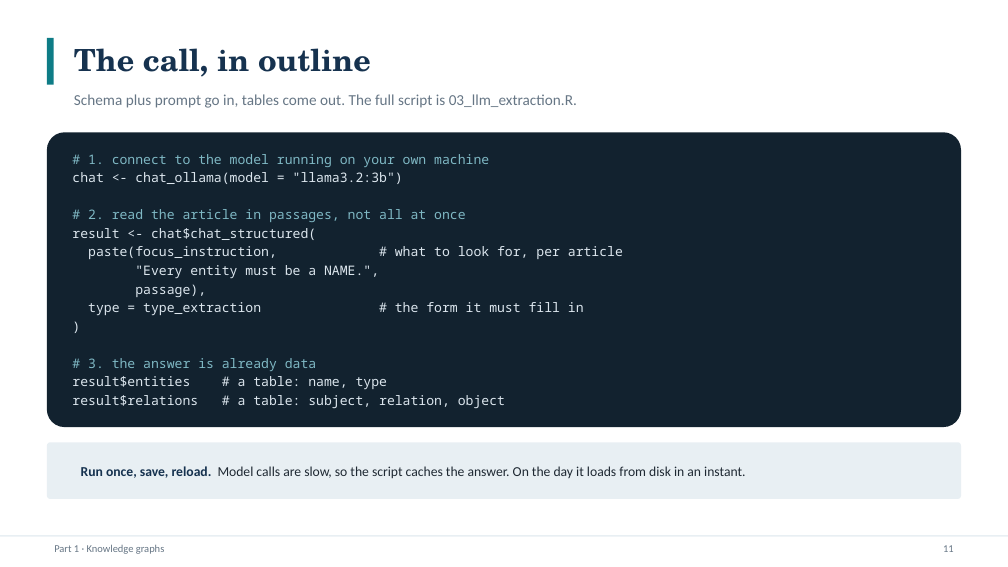
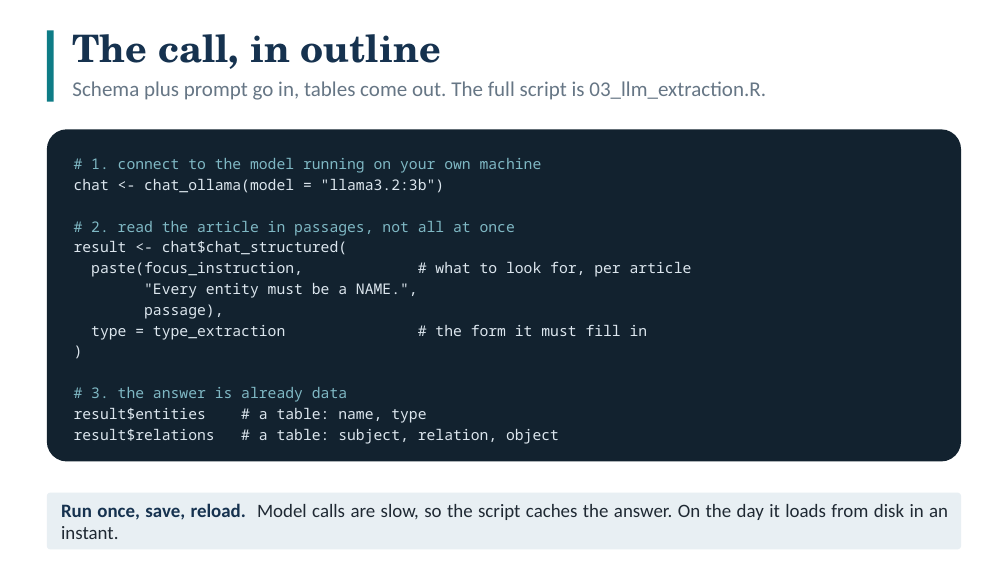
Before and after one commit to smalljosephd/SICSS-Nigeria-2026_LLM_Viz_R, a slide deck: slide 11 of slides/SICSS_LLM_Visualization_Session.pptx. Drawn at 1008x567 pixels with LibreOffice and Linux fonts; fonts in the diff are those of the drawing. Boxes give left, top, right and bottom in pixels: in the first picture for what was removed or moved away, otherwise in the second. Text is boxed around its words. In the diff, an @@ line names an element or a change of style, - is before the commit and + after.

```diff
--- a/slides/SICSS_LLM_Visualization_Session.pptx
+++ b/slides/SICSS_LLM_Visualization_Session.pptx
@@ text "The call, in outline" moved from (x1=74, y1=48, x2=371, y2=77) to (x1=72, y1=34, x2=441, y2=69) @@
@@ text "The call, in outline" at (x1=72, y1=34, x2=441, y2=69): size 29 to 36 pt @@
@@ rectangle resized from (x1=47, y1=38, x2=54, y2=85) to (x1=47, y1=30, x2=54, y2=101) @@
@@ text "Schema plus prompt go in, ..." moved from (x1=74, y1=94, x2=577, y2=108) to (x1=72, y1=81, x2=766, y2=100) @@
@@ text "Schema plus prompt go in, ..." at (x1=72, y1=81, x2=766, y2=100): size 14.5 to 20 pt @@
@@ rounded rectangle resized from (x1=47, y1=132, x2=961, y2=427) to (x1=47, y1=129, x2=961, y2=461) @@
@@ text "# 1. connect to the ..." at (x1=74, y1=158, x2=692, y2=444): size 12.5 to 14 pt @@
@@ rounded rectangle moved from (x1=47, y1=442, x2=961, y2=499) to (x1=47, y1=493, x2=961, y2=550) @@
@@ text "Run once, save, reload. Model ..." moved from (x1=81, y1=466, x2=745, y2=478) to (x1=61, y1=503, x2=948, y2=539) @@
@@ text "Run once, save, reload. Model ..." at (x1=61, y1=503, x2=948, y2=539): size 13 to 18 pt; alignment left to justified @@
@@ rectangle removed at (x1=0, y1=535, x2=1008, y2=537) @@
@@ text removed at (x1=54, y1=544, x2=164, y2=554) @@
-Part 1 · Knowledge graphs
@@ text removed at (x1=943, y1=545, x2=954, y2=552) @@
-11
```
Also in this commit, not shown: 23 other slides changed, 3 other files.
